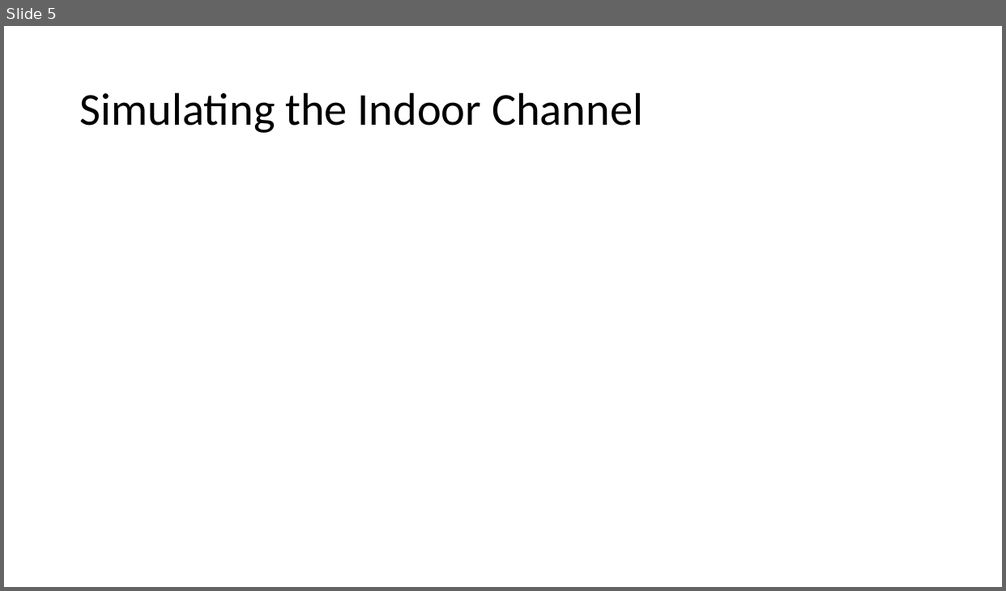
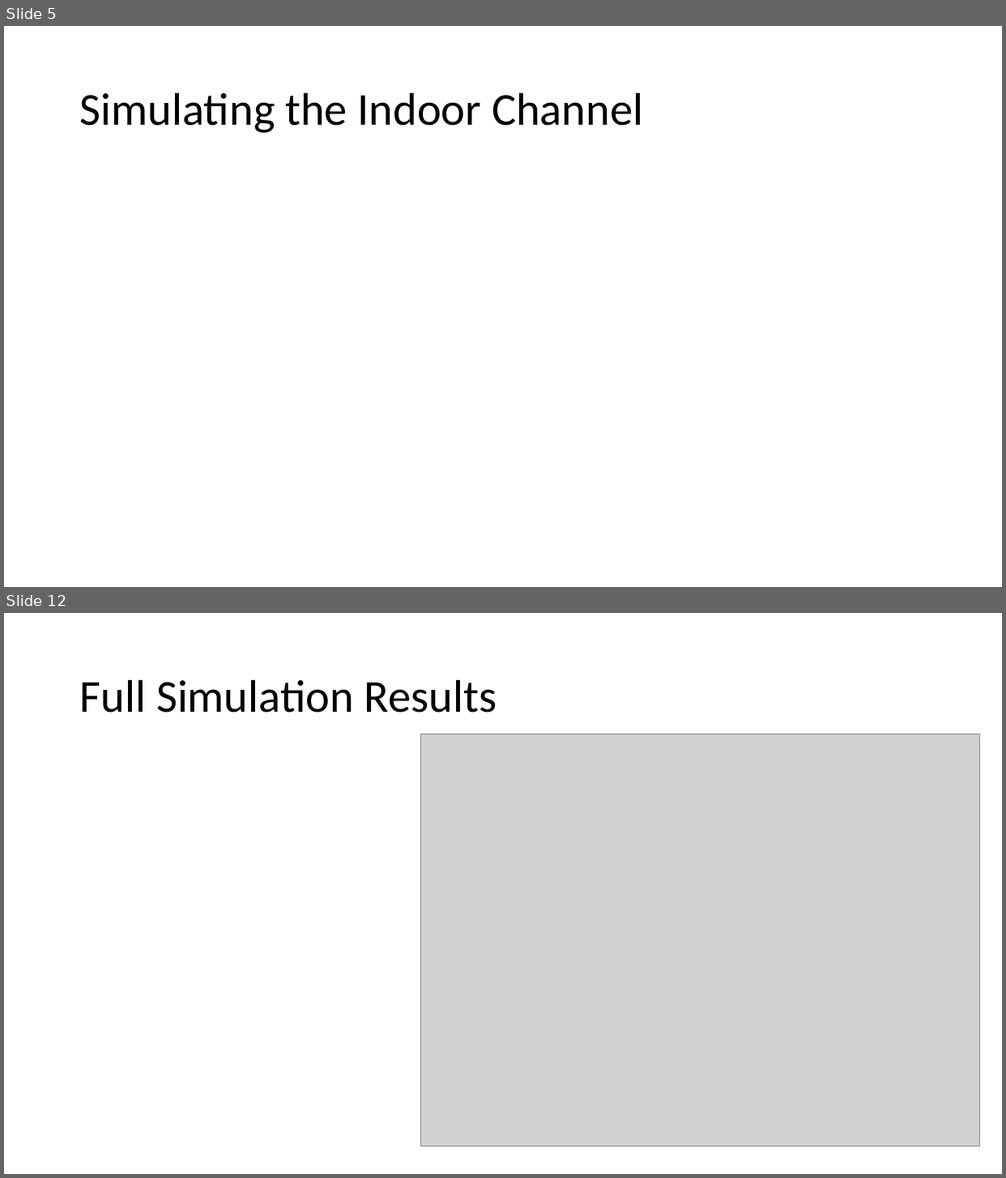
Before and after one commit to USRPMAN/wifi-radar, a slide deck: presentation.pptx. Shown one above the other, each under a label of ours: slide 5 before the commit, slides 5 and 12 after it; the slides between them are not shown. The pictures are 1006x591 and 1006x1178 pixels, drawn with LibreOffice and Linux fonts; fonts in the diff are those of the drawing; grey boxes stand for pictures. Boxes give left, top, right and bottom in pixels: in the first picture for what was removed or moved away, otherwise in the second. Text is boxed around its words. In the diff, an @@ line names an element or a change of style, - is before the commit and + after.

```diff
--- a/presentation.pptx
+++ b/presentation.pptx
@@ slide 12 added at (x1=4, y1=613, x2=1002, y2=1174), background #FFFFFF @@
@@ title added at (x1=80, y1=679, x2=496, y2=713), 44 pt, text #000000 @@
+Full Simulation Results
@@ picture added at (x1=421, y1=735, x2=980, y2=1147) @@
```
Also in this commit, not shown: 4 slides changed, 7 other slides added, 1 slide removed.
